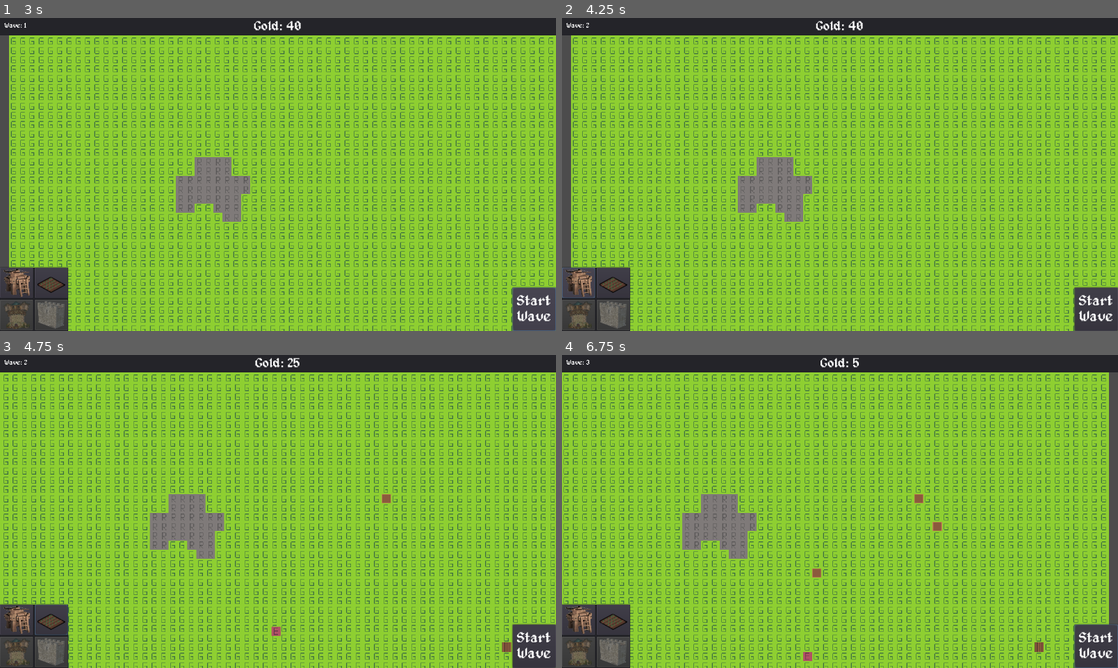
Above: before the commit, frames 1-4 (two rows, left to right).
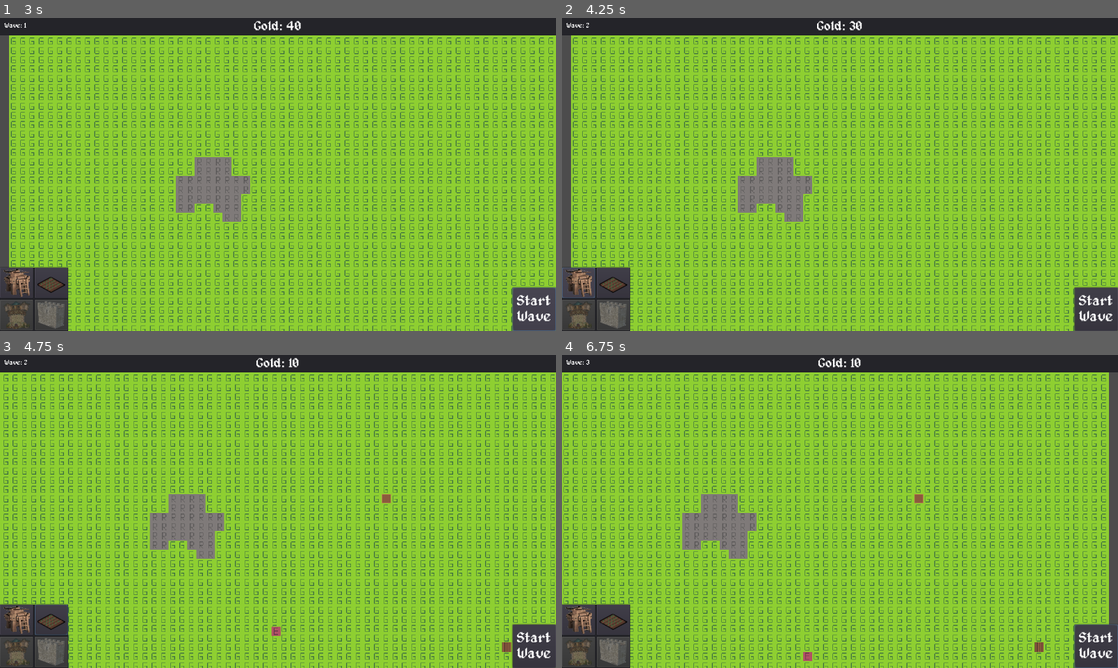
Above: after the commit, the same moments.

Repository: Joshua5437/Game-3
Game: Godot game, scene res://mainMenu.tscn
The game is run twice, just before and just after one commit, with the same random seed, the same clock (stepped at 60 frames per second) and the same inputs.
Inputs (mouse positions are in pixels of both pictures, inside the frame that each line leads up to):
- Up to frame 1 (3 s): click "Play Game" at 0.5 s; click (50, 284) at 1.25 s; click "Start Wave" at 2 s; click "Start Wave" at 2.75 s
- Up to frame 2 (4.25 s): click (578, 284) at 3.5 s
- Up to frame 3 (4.75 s): move the mouse to (400, 495) at 4.27 s; hold Right (ui_right) from 4.28 s (still down); hold 1 from 4.28 s (still down); click (400, 495) at 4.42 s
- Up to frame 4 (6.75 s): release Right (ui_right) at 5 s; release 1 at 5 s; drag from (934, 498) to (1056, 646) at 5.02 s; move the mouse to (951, 527) at 5.77 s; hold Right (ui_right) 5.78-6.5 s; hold Q 5.78-6.5 s; click (951, 527) at 5.92 s; tap Enter at 6.5 s; drag from (812, 574) to (917, 498) at 6.52 s

Frame 1 is identical in both runs. In frame 2, 0.1% of the frame differs, in the area x 45-55%, y 0-4%; in frame 3, 0.1%; in frame 4, 0.3%, in the area x 45-69%, y 0-72%.

Commit message:
farms will now produce at end of the wave

Diff:
--- a/buildings/farm/farm.gd
+++ b/buildings/farm/farm.gd
@@ -2,7 +2,7 @@
 
 signal gold_produced(amount)
 
-var gold_production_amount = 5
+var gold_production_amount = 20
 
 func _on_ProduceTimer_timeout():
 	if not destroyed:
--- a/buildings/farm/farm.tscn
+++ b/buildings/farm/farm.tscn
@@ -1,13 +1,15 @@
-[gd_scene load_steps=4 format=2]
+[gd_scene load_steps=5 format=2]
 
 [ext_resource path="res://tiles.png" type="Texture" id=1]
 [ext_resource path="res://buildings/farm/farm.gd" type="Script" id=2]
+[ext_resource path="res://buildings/farm/farm_stats.tres" type="Resource" id=3]
 
 [sub_resource type="RectangleShape2D" id=1]
 extents = Vector2( 8, 8 )
 
-[node name="Farm" type="Area2D" groups=["buildings"]]
+[node name="Farm" type="Area2D" groups=["buildings", "farm"]]
 script = ExtResource( 2 )
+stats = ExtResource( 3 )
 
 [node name="Sprite" type="Sprite" parent="."]
 texture = ExtResource( 1 )
@@ -19,6 +21,5 @@
 shape = SubResource( 1 )
 
 [node name="ProduceTimer" type="Timer" parent="."]
-autostart = true
 
 [connection signal="timeout" from="ProduceTimer" to="." method="_on_ProduceTimer_timeout"]
--- a/enemies/enemy.gd
+++ b/enemies/enemy.gd
@@ -17,6 +17,8 @@
 onready var attack_timer = $AttackTimer
 
 export var health = 3
+
+signal die(enemy)
 
 func _ready():
 	# Waits for other nodes to setup first
@@ -85,6 +87,7 @@
 func damage(hits):
 	health -= hits
 	if health <= 0:
+		emit_signal("die", self)
 		queue_free()
 
 func _on_building_destruction():
--- a/scripts/game.gd
+++ b/scripts/game.gd
@@ -15,6 +15,7 @@
 # Enemy waves
 export(NodePath) var wave_spawn_position
 export(PackedScene) var wave_spawn_enemy
+var tracked_enemies = []
 var spawn_button_pressed = false
 
 func _ready():
@@ -81,6 +82,10 @@
 	for i in range(wave + 1):
 		var new_enemy = wave_spawn_enemy.instance()
 		new_enemy.position = spawn_position_node.position
+
+		tracked_enemies.push_back(new_enemy)
+		new_enemy.connect("die", self, "_handle_enemy_death")
+
 		add_child(new_enemy)
 
 		# Prevents weird movement with enemies
@@ -91,3 +96,13 @@
 
 	# Updates UI
 	ui.update_wave(wave)
+
+func _handle_enemy_death(enemy):
+	print("enemy death")
+	tracked_enemies.erase(enemy)
+
+	if tracked_enemies.empty():
+		var farms = get_tree().get_nodes_in_group("farm")
+		for farm in farms:
+			gold += farm.gold_production_amount
+		ui.update_gold_amount(gold)
